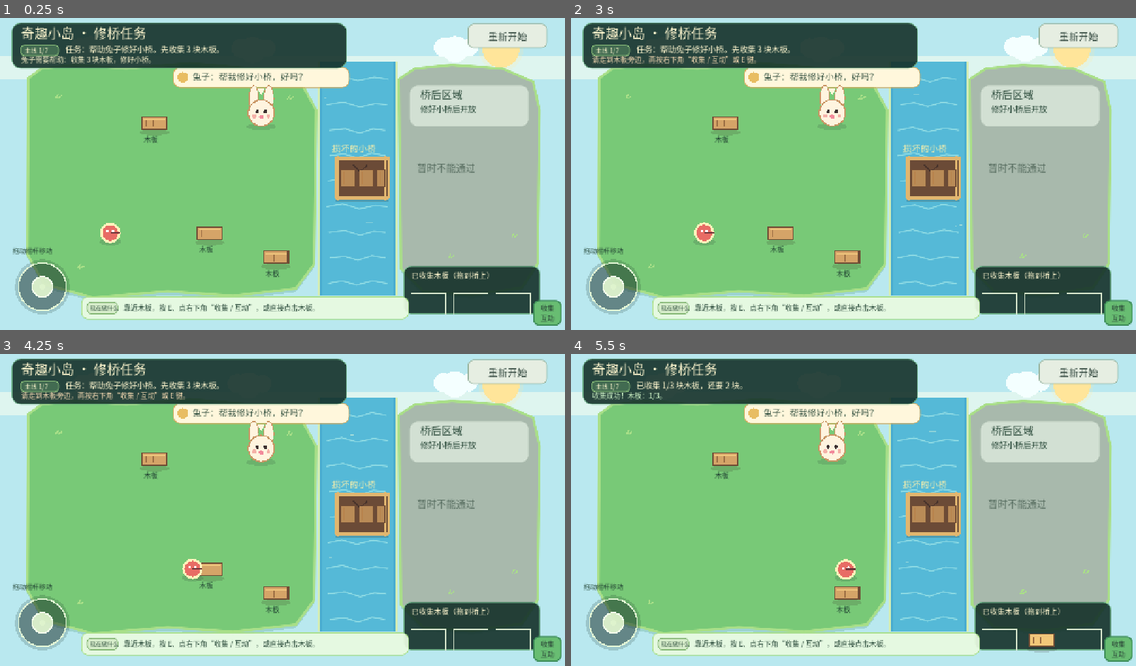
Above: before the commit, frames 1-4 (two rows, left to right).
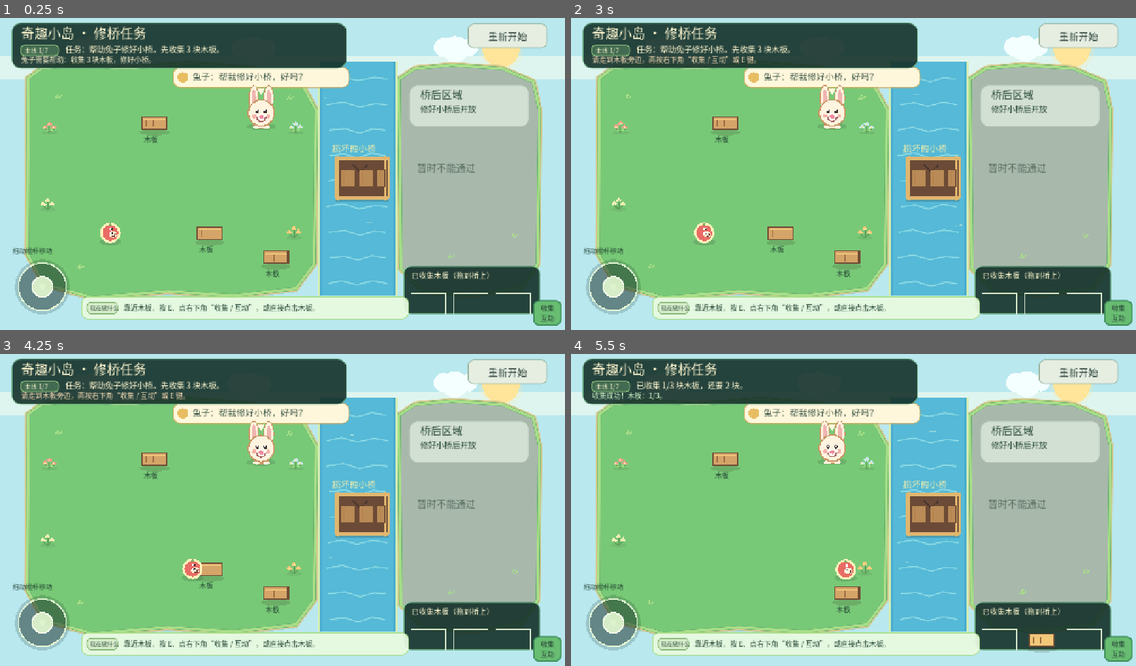
Above: after the commit, the same moments.

Repository: zhuwd-dev/wonder-isle
Game: Godot game, scene res://scenes/boot/Main.tscn
The game is run twice, just before and just after one commit, with the same random seed, the same clock (stepped at 60 frames per second) and the same inputs.
Inputs (mouse positions are in pixels of both pictures, inside the frame that each line leads up to):
- Up to frame 1 (0.25 s): no input
- Up to frame 2 (3 s): click "重新开始" at 0.5 s; click "重新开始" at 1.25 s; click "收集 互动" at 2 s; tap Enter at 2.75 s; move the mouse to (977, 155) at 2.77 s; hold D (move_right) from 2.78 s (still down); tap E (interact) at 2.85 s; click (977, 155) at 2.92 s
- Up to frame 3 (4.25 s): tap Space at 3.02 s; release D (move_right) at 3.5 s; drag from (169, 522) to (254, 572) at 3.52 s
- Up to frame 4 (5.5 s): move the mouse to (910, 438) at 4.27 s; hold D (move_right) 4.28-5 s; tap E (interact) at 4.35 s; drag from (825, 572) to (684, 460) at 5.02 s

The runs differ from the first frame. In frame 1, 1.6% of the frame differs, in the area x 4-96%, y 13-90%; in frame 2, 1.6%; in frame 3, 1.6%; in frame 4, 1.6%.

Commit message:
Unify island and character artwork

Diff:
--- a/scripts/boot/main.gd
+++ b/scripts/boot/main.gd
@@ -1474,6 +1474,7 @@
 	var right_color: Color = VISUAL_PALETTE["right_open"] if game_state.area_unlocked else VISUAL_PALETTE["right_locked"]
 	_draw_island_shape(right_island, right_color)
 	_draw_grass_details()
+	_draw_ground_flowers()
 
 
 func _draw_island_shape(points: PackedVector2Array, fill: Color) -> void:
@@ -1481,9 +1482,11 @@
 	for point in points:
 		shadow.append(point + Vector2(0, 8))
 	draw_colored_polygon(shadow, VISUAL_PALETTE["island_shadow"])
-	draw_colored_polygon(points, fill)
 	var outline := points.duplicate()
 	outline.append(points[0])
+	draw_polyline(outline, Color("d6c98c"), 13.0, true)
+	draw_colored_polygon(points, fill)
+	draw_polyline(outline, Color("67af70"), 7.0, true)
 	draw_polyline(outline, VISUAL_PALETTE["island_highlight"], 5.0, true)
 
 
@@ -1494,6 +1497,30 @@
 		var sway := sin(animation_time * 1.7 + float(grass_id) * 1.4) * 2.0
 		draw_line(position, position + Vector2(5 + sway, -10), VISUAL_PALETTE["island_highlight"], 3.0)
 		draw_line(position + Vector2(4, 0), position + Vector2(13 + sway, -6), VISUAL_PALETTE["island_highlight"], 3.0)
+
+
+func _draw_ground_flowers() -> void:
+	var flower_positions := [Vector2(112, 264), Vector2(108, 438), Vector2(670, 264), Vector2(666, 502)]
+	if game_state.area_unlocked:
+		flower_positions.append(Vector2(1182, 205))
+		flower_positions.append(Vector2(1182, 584))
+	var flower_colors := [Color("f2a08e"), Color("fff0bd"), Color("c4e8ee"), Color("f2c879")]
+	for cluster_id in range(flower_positions.size()):
+		var cluster_position: Vector2 = flower_positions[cluster_id]
+		var flower_color: Color = flower_colors[cluster_id % flower_colors.size()]
+		_draw_ellipse_custom(cluster_position + Vector2(0, 8), Vector2(18, 5), Color(0.19, 0.29, 0.24, 0.10))
+		for flower_id in range(3):
+			var flower_offset := Vector2(float(flower_id - 1) * 10.0, -4.0 if flower_id != 1 else -12.0)
+			var bob := sin(animation_time * 1.35 + float(cluster_id) * 0.8 + float(flower_id)) * 1.0
+			var flower_center := cluster_position + flower_offset + Vector2(0, bob)
+			draw_line(cluster_position + Vector2(0, 8), flower_center + Vector2(0, 3), Color("5d9e59"), 2.0)
+			draw_circle(flower_center + Vector2(-3, 0), 3.0, flower_color)
+			draw_circle(flower_center + Vector2(3, 0), 3.0, flower_color)
+			draw_circle(flower_center + Vector2(0, -3), 3.0, flower_color)
+			draw_circle(flower_center, 2.0, Color("ffe59a"))
+		if cluster_id % 2 == 0:
+			draw_circle(cluster_position + Vector2(-6, 3), 3.0, Color("8fcf78"))
+			draw_circle(cluster_position + Vector2(6, 2), 3.0, Color("9bdc7f"))
 
 
 func _draw_river() -> void:
@@ -1676,6 +1703,16 @@
 	])
 	draw_colored_polygon(roof, Color("d7865d") if not game_state.is_q004_complete() else Color("d96f58"))
 	draw_polyline(PackedVector2Array([roof[0], roof[1], roof[2]]), Color("704d35"), 4.0, true)
+	draw_line(Vector2(HOUSE_RECT.position.x + 24, HOUSE_RECT.position.y + 30), Vector2(HOUSE_POSITION.x, HOUSE_RECT.position.y - 4), Color("efab76"), 2.0)
+	draw_line(Vector2(HOUSE_POSITION.x, HOUSE_RECT.position.y - 4), Vector2(HOUSE_RECT.end.x - 24, HOUSE_RECT.position.y + 30), Color("efab76"), 2.0)
+	var wall_rect := Rect2(HOUSE_RECT.position + Vector2(7, 34), Vector2(HOUSE_RECT.size.x - 14, HOUSE_RECT.size.y - 42))
+	draw_rect(wall_rect, Color("fff1cb"), false, 2.0)
+	for window_x in [HOUSE_RECT.position.x + 20.0, HOUSE_RECT.end.x - 36.0]:
+		var window_rect := Rect2(window_x, HOUSE_POSITION.y - 5, 16, 20)
+		draw_rect(window_rect.grow(2), Color("8b6346"), true)
+		draw_rect(window_rect, Color("b5d7c3"), true)
+		draw_rect(window_rect, Color("fff2c7"), false, 2.0)
+		draw_line(Vector2(window_rect.position.x + 8, window_rect.position.y + 2), Vector2(window_rect.position.x + 8, window_rect.end.y - 2), Color("fff2c7"), 1.5)
 	draw_rect(Rect2(HOUSE_POSITION.x - 24, HOUSE_POSITION.y - 4, 48, 58), Color("c58b55"))
 	draw_rect(Rect2(HOUSE_POSITION.x - 24, HOUSE_POSITION.y - 4, 48, 58), Color("704d35"), false, 3.0)
 	draw_circle(HOUSE_POSITION + Vector2(14, 22), 4.0, Color("ffe59a"))
@@ -2118,17 +2155,23 @@
 func _draw_turtle(position: Vector2) -> void:
 	position.y += _character_bob(2.1, 1.0)
 	_draw_ellipse_custom(position + Vector2(0, 27), Vector2(28, 8), Color(0.19, 0.29, 0.24, 0.18))
-	draw_circle(position, 25.0, Color("4f8f68"))
-	draw_circle(position, 19.0, Color("8fcf78"))
-	draw_line(position + Vector2(-12, -6), position + Vector2(12, 7), Color("4f8f68"), 3.0)
-	draw_line(position + Vector2(12, -6), position + Vector2(-12, 7), Color("4f8f68"), 3.0)
+	for leg_offset in [Vector2(-14, 12), Vector2(14, 12), Vector2(-14, -10), Vector2(14, -10)]:
+		_draw_ellipse_custom(position + leg_offset, Vector2(8, 6), Color("73b779"))
+	draw_circle(position, 24.0, Color("4f8f68"))
+	draw_circle(position, 19.0, Color("a8bb72"))
+	draw_arc(position, 17.0, PI * 0.1, PI * 0.9, 12, Color("d0d69a"), 2.0)
+	draw_line(position + Vector2(0, -17), position + Vector2(0, 17), Color("4f8f68"), 2.0)
+	draw_line(position + Vector2(-15, -8), position + Vector2(15, 8), Color("4f8f68"), 2.0)
+	draw_line(position + Vector2(-15, 8), position + Vector2(15, -8), Color("4f8f68"), 2.0)
+	draw_colored_polygon(PackedVector2Array([
+		position + Vector2(-22, 2), position + Vector2(-30, -2), position + Vector2(-22, -7),
+	]), Color("4f8f68"))
 	draw_circle(position + Vector2(27, 0), 10.0, Color("8fcf78"))
 	if _character_is_blinking(1.7):
 		draw_line(position + Vector2(25, -3), position + Vector2(31, -3), Color("2f4b3a"), 2.5)
 	else:
 		draw_circle(position + Vector2(29, -3), 2.5, Color("2f4b3a"))
-	draw_circle(position + Vector2(-20, -20), 7.0, Color("8fcf78"))
-	draw_circle(position + Vector2(20, -20), 7.0, Color("8fcf78"))
+	draw_circle(position + Vector2(24, 3), 2.5, Color("f0a39a"))
 
 
 func _draw_wood_at(position: Vector2) -> void:
@@ -2143,12 +2186,24 @@
 func _draw_fox(position: Vector2) -> void:
 	position.y += _character_bob(0.8, 1.5)
 	_draw_ellipse_custom(position + Vector2(0, 25), Vector2(27, 7), Color(0.19, 0.13, 0.10, 0.16))
+	_draw_ellipse_custom(position + Vector2(-22, 16), Vector2(10, 7), Color("d96f58"))
+	_draw_ellipse_custom(position + Vector2(-29, 16), Vector2(4, 5), Color("fff0d1"))
+	_draw_ellipse_custom(position + Vector2(0, 19), Vector2(19, 12), Color("d96f58"))
+	_draw_ellipse_custom(position + Vector2(0, 20), Vector2(10, 8), Color("fff0d1"))
+	_draw_ellipse_custom(position + Vector2(-10, 27), Vector2(8, 4), Color("b85b49"))
+	_draw_ellipse_custom(position + Vector2(10, 27), Vector2(8, 4), Color("b85b49"))
 	draw_colored_polygon(PackedVector2Array([
 		position + Vector2(-22, -13), position + Vector2(-13, -42), position + Vector2(-2, -18),
 	]), Color("d96f58"))
 	draw_colored_polygon(PackedVector2Array([
+		position + Vector2(-16, -20), position + Vector2(-13, -35), position + Vector2(-7, -19),
+	]), Color("f2b1a0"))
+	draw_colored_polygon(PackedVector2Array([
 		position + Vector2(22, -13), position + Vector2(13, -42), position + Vector2(2, -18),
 	]), Color("d96f58"))
+	draw_colored_polygon(PackedVector2Array([
+		position + Vector2(16, -20), position + Vector2(13, -35), position + Vector2(7, -19),
+	]), Color("f2b1a0"))
 	draw_circle(position, 24.0, Color("d96f58"))
 	draw_circle(position + Vector2(0, 8), 15.0, Color("fff0d1"))
 	if _character_is_blinking(0.8):
@@ -2157,6 +2212,8 @@
 	else:
 		draw_circle(position + Vector2(-8, -3), 3.0, Color("3b302c"))
 		draw_circle(position + Vector2(8, -3), 3.0, Color("3b302c"))
+	draw_circle(position + Vector2(-7, -4), 1.1, Color("ffffff"))
+	draw_circle(position + Vector2(9, -4), 1.1, Color("ffffff"))
 	draw_circle(position + Vector2(-16, 8), 3.0, Color("f2a094"))
 	draw_circle(position + Vector2(16, 8), 3.0, Color("f2a094"))
 	draw_circle(position + Vector2(0, 8), 4.0, Color("3b302c"))
@@ -2176,11 +2233,28 @@
 	var squash := 0.06 * sin(player_walk_phase * 2.0) if player_is_moving else 0.0
 	var body_center := player_position + Vector2(0, -bounce)
 	var body_radius := Vector2(PLAYER_RADIUS * (1.0 + squash), PLAYER_RADIUS * (1.0 - squash))
+	var facing := player_facing.normalized()
+	var side := Vector2(-facing.y, facing.x)
+	var foot_phase := sin(player_walk_phase) * 1.5 if player_is_moving else 0.0
+	_draw_ellipse_custom(body_center + Vector2(-7, 14 + foot_phase), Vector2(6, 4), Color("bd814e"))
+	_draw_ellipse_custom(body_center + Vector2(7, 14 - foot_phase), Vector2(6, 4), Color("bd814e"))
+	var backpack_center := body_center - facing * 12.0 + Vector2(0, 5)
+	_draw_ellipse_custom(backpack_center, Vector2(7, 8), Color("9d6b4c"))
+	_draw_ellipse_custom(backpack_center + facing * 1.5, Vector2(4, 5), Color("d5a468"))
 	_draw_ellipse_custom(body_center, body_radius + Vector2(5, 5), Color("fff3bc"))
 	_draw_ellipse_custom(body_center, body_radius, VISUAL_PALETTE["player"])
-	draw_circle(body_center + Vector2(-6, -4), 3.0, Color("ffffff"))
-	draw_circle(body_center + Vector2(6, -4), 3.0, Color("ffffff"))
-	draw_line(body_center, body_center + player_facing.normalized() * 22.0, VISUAL_PALETTE["player_outline"], 4.0)
+	var muzzle_center := body_center + facing * 6.0 + Vector2(0, 3)
+	_draw_ellipse_custom(muzzle_center, Vector2(9, 7), Color("fff0d1"))
+	for eye_side in [-1.0, 1.0]:
+		var eye_center: Vector2 = body_center + facing * 2.0 + side * 5.0 * eye_side - Vector2(0, 4)
+		draw_circle(eye_center, 3.6, Color("ffffff"))
+		draw_circle(eye_center + facing * 1.8, 2.0, Color("3b302c"))
+		draw_circle(eye_center + facing * 1.5 - Vector2(0, 1.2), 0.8, Color("ffffff"))
+	draw_circle(muzzle_center + facing * 5.0, 2.2, Color("7d4441"))
+	draw_arc(muzzle_center + facing * 2.0 + Vector2(0, 1), 4.0, facing.angle() + 0.4, facing.angle() + 2.5, 10, Color("7d4441"), 1.6)
+	draw_colored_polygon(PackedVector2Array([
+		body_center + Vector2(-5, -16), body_center + Vector2(0, -23), body_center + Vector2(5, -16),
+	]), Color("83ae62"))
 
 
 func _draw_panel(rect: Rect2, fill: Color, border: Color, radius: int) -> void:
@@ -2204,23 +2278,31 @@
 	var rabbit_color: Color = VISUAL_PALETTE["rabbit_complete"] if game_state.is_complete() else VISUAL_PALETTE["rabbit_request"]
 	var rabbit_outline := Color("5f9c70") if game_state.is_complete() else Color("c99564")
 	_draw_ellipse_custom(position + Vector2(0, 31), Vector2(34, 8), Color(0.19, 0.29, 0.24, 0.18))
+	_draw_ellipse_custom(position + Vector2(0, 22), Vector2(19, 14), rabbit_outline)
+	_draw_ellipse_custom(position + Vector2(0, 21), Vector2(16, 12), rabbit_color)
+	_draw_ellipse_custom(position + Vector2(-11, 32), Vector2(8, 4), rabbit_color)
+	_draw_ellipse_custom(position + Vector2(11, 32), Vector2(8, 4), rabbit_color)
 	_draw_ellipse_custom(position + Vector2(-17, -33), Vector2(12, 30), rabbit_outline)
 	_draw_ellipse_custom(position + Vector2(17, -33), Vector2(12, 30), rabbit_outline)
 	_draw_ellipse_custom(position + Vector2(-17, -33), Vector2(10, 28), rabbit_color)
 	_draw_ellipse_custom(position + Vector2(17, -33), Vector2(10, 28), rabbit_color)
+	_draw_ellipse_custom(position + Vector2(-17, -34), Vector2(5, 20), Color("efb5b0"))
+	_draw_ellipse_custom(position + Vector2(17, -34), Vector2(5, 20), Color("efb5b0"))
 	draw_circle(position, 31.0, rabbit_outline)
 	draw_circle(position, 28.0, rabbit_color)
+	_draw_ellipse_custom(position + Vector2(0, 9), Vector2(12, 8), Color("fffdf5"))
 	if _character_is_blinking(0.0):
 		draw_line(position + Vector2(-13, -3), position + Vector2(-5, -3), Color("3c3030"), 3.0)
 		draw_line(position + Vector2(5, -3), position + Vector2(13, -3), Color("3c3030"), 3.0)
 	else:
 		draw_circle(position + Vector2(-9, -3), 4.0, Color("3c3030"))
 		draw_circle(position + Vector2(9, -3), 4.0, Color("3c3030"))
+	draw_circle(position + Vector2(-10, -5), 1.4, Color("ffffff"))
+	draw_circle(position + Vector2(8, -5), 1.4, Color("ffffff"))
 	draw_circle(position + Vector2(-16, 7), 5.0, Color("f5b1a8"))
 	draw_circle(position + Vector2(16, 7), 5.0, Color("f5b1a8"))
 	draw_circle(position + Vector2(0, 9), 5.0, Color("f28a9b"))
-	if game_state.is_complete():
-		draw_arc(position + Vector2(0, 8), 12.0, 0.0, PI, 16, Color("4b9d63"), 4.0)
+	draw_arc(position + Vector2(0, 9), 10.0, 0.0, PI, 16, Color("4b9d63") if game_state.is_complete() else Color("a86767"), 3.0)
 
 
 func _bridge_status_text() -> String:
Not shown, changed: docs/奇趣小岛｜整体开发路线图.md
